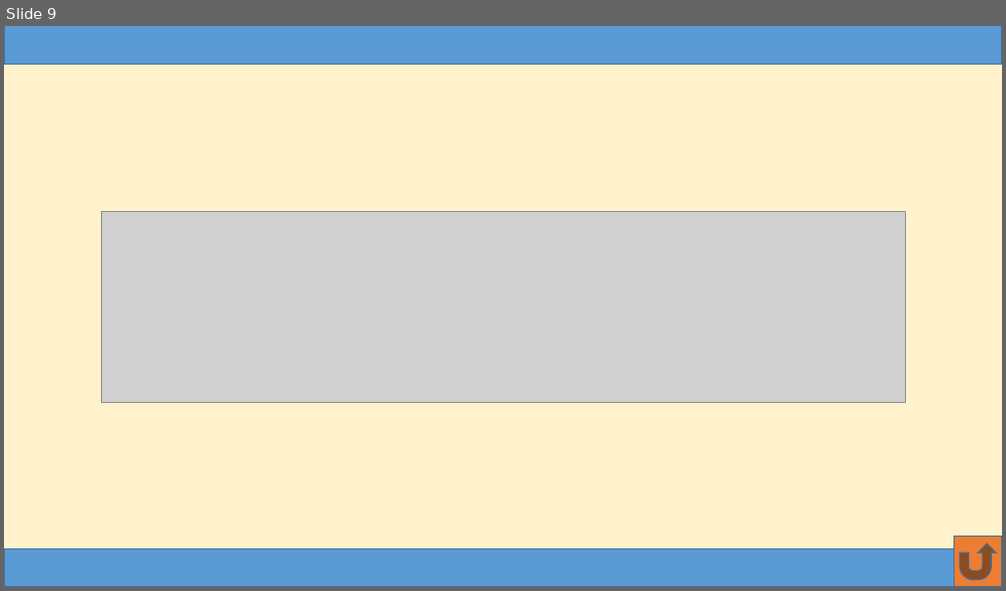
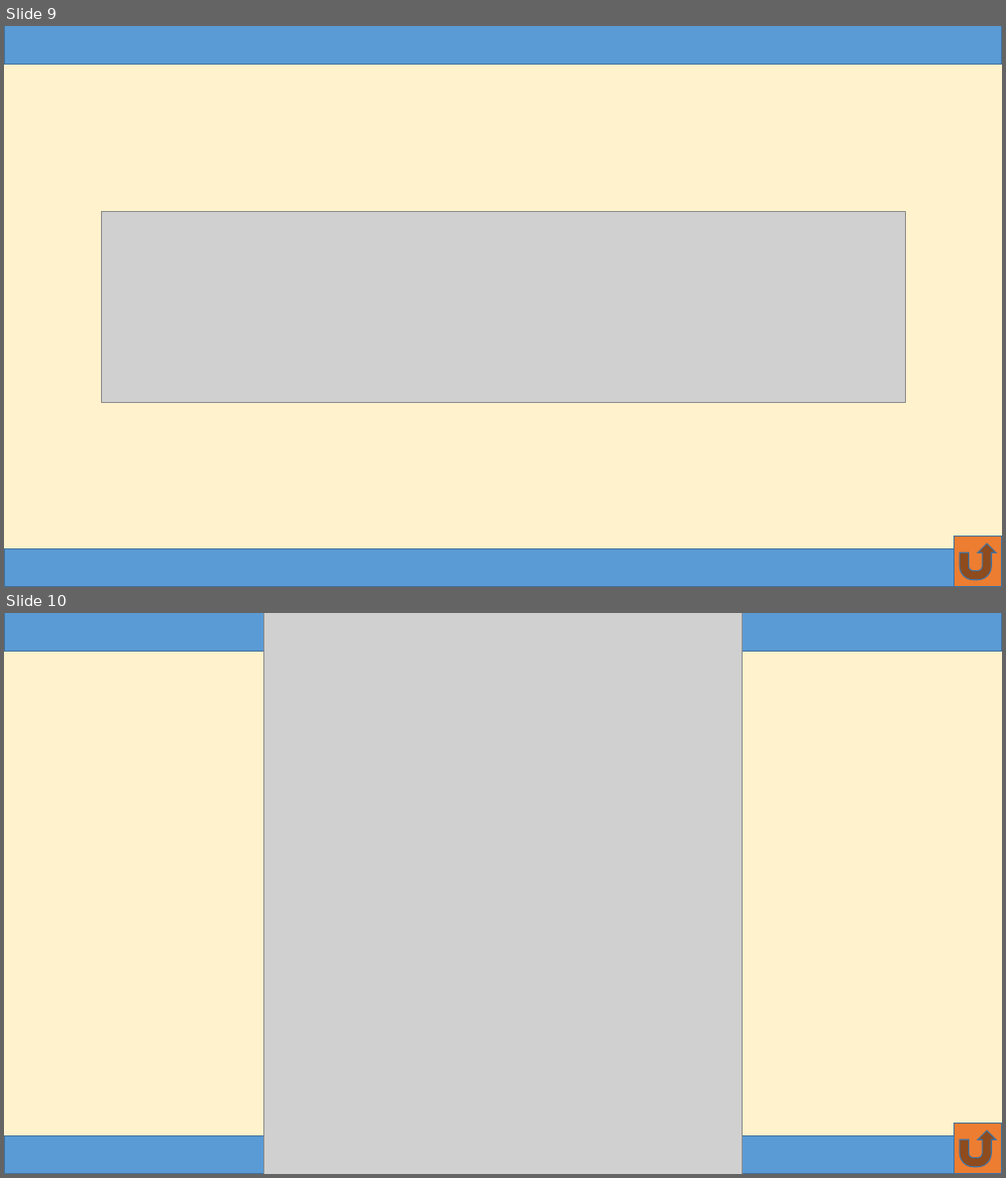
Before and after one commit to HaimanLiao/PwrCtrl_Read, a slide deck: pwrCtrl_Read_PPT.pptx. Shown one above the other, each under a label of ours: slide 9 before the commit, slides 9 and 10 after it. The pictures are 1006x591 and 1006x1178 pixels, drawn with LibreOffice and Linux fonts; fonts in the diff are those of the drawing; grey boxes stand for pictures. Boxes give left, top, right and bottom in pixels: in the first picture for what was removed or moved away, otherwise in the second. Text is boxed around its words. In the diff, an @@ line names an element or a change of style, - is before the commit and + after.

```diff
--- a/pwrCtrl_Read_PPT.pptx
+++ b/pwrCtrl_Read_PPT.pptx
@@ slide 10 added at bbox=[4, 613, 1002, 1174], background #FFF2CC @@
@@ rectangle added at bbox=[4, 613, 1002, 652], fill #5B9BD5, outline #43739E 1 pt @@
@@ picture added at bbox=[263, 613, 743, 1174] @@
@@ rectangle added at bbox=[4, 1136, 1002, 1174], fill #5B9BD5, outline #43739E 1 pt @@
@@ action button return added at bbox=[954, 1124, 1002, 1174], fill #ED7D31, outline #43739E 1 pt @@
```
Also in this commit, not shown: 2 slides changed, 4 other files.
